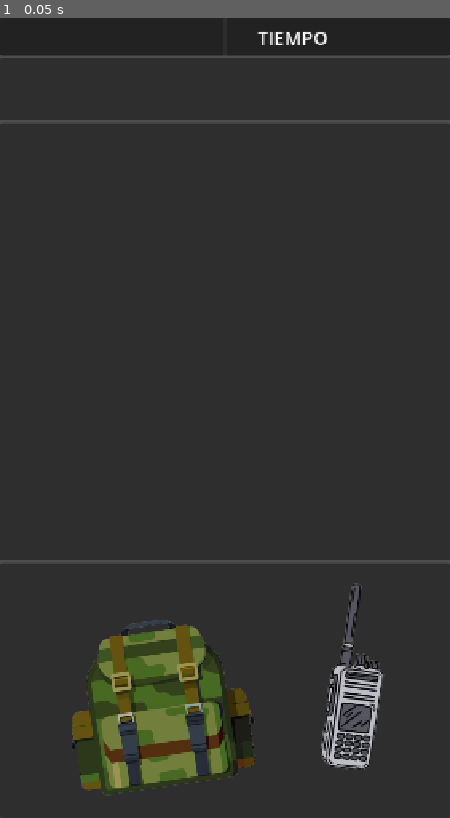
Above: before the commit, frame 1.
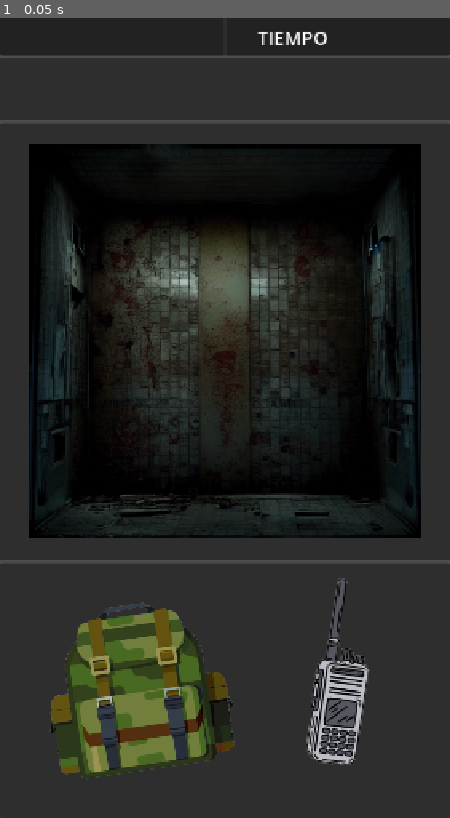
Above: after the commit, the same moment.

Repository: DarkNeku/TIEMPOMUERTO
Game: Godot game, scene res://SCENE/JUGADOR.tscn
The game is run twice, just before and just after one commit, with the same random seed, the same clock (stepped at 60 frames per second) and the same inputs. This scene is started directly instead of the project's main scene.
Inputs:
- Up to frame 1 (0.05 s): no input

The runs differ from the first frame. In frame 1, 39% of the frame differs, in the area x 6-94%, y 15-97%.

Commit message:
30-09 17:37

Diff:
--- a/TIEMPOMUERTO_PLAYER/SCENE/JUGADOR.tscn
+++ b/TIEMPOMUERTO_PLAYER/SCENE/JUGADOR.tscn
@@ -1,6 +1,7 @@
 [gd_scene format=3 uid="uid://brpipx8801aaw"]
 
 [ext_resource type="Texture2D" uid="uid://dmxuuega31vv8" path="res://ASSET/botones/MOCHILA.png" id="1_5ochc"]
+[ext_resource type="Script" uid="uid://d1khtoy8lqdg4" path="res://SCRIPT/JUGADOR.gd" id="1_8vrgc"]
 [ext_resource type="Texture2D" uid="uid://dooyuqeq4fbfw" path="res://ASSET/botones/RADIO.png" id="2_8vrgc"]
 
 [sub_resource type="StyleBoxFlat" id="StyleBoxFlat_5yy8r"]
@@ -27,6 +28,7 @@
 anchor_bottom = 1.0
 grow_horizontal = 2
 grow_vertical = 2
+script = ExtResource("1_8vrgc")
 
 [node name="VBoxContainer" type="VBoxContainer" parent="." unique_id=2038959715]
 layout_mode = 1
@@ -36,11 +38,11 @@
 grow_horizontal = 2
 grow_vertical = 2
 
-[node name="Panel" type="Panel" parent="VBoxContainer" unique_id=636322037]
+[node name="PNL_SUP" type="Panel" parent="VBoxContainer" unique_id=636322037]
 custom_minimum_size = Vector2(0, 60)
 layout_mode = 2
 
-[node name="HBoxContainer" type="HBoxContainer" parent="VBoxContainer/Panel" unique_id=1479720857]
+[node name="HBoxContainer" type="HBoxContainer" parent="VBoxContainer/PNL_SUP" unique_id=1479720857]
 layout_mode = 1
 anchors_preset = 15
 anchor_right = 1.0
@@ -48,11 +50,11 @@
 grow_horizontal = 2
 grow_vertical = 2
 
-[node name="Panel2" type="Panel" parent="VBoxContainer/Panel/HBoxContainer" unique_id=1037840842]
+[node name="Panel2" type="Panel" parent="VBoxContainer/PNL_SUP/HBoxContainer" unique_id=1037840842]
 layout_mode = 2
 size_flags_horizontal = 3
 
-[node name="LBL_NOMBRE" type="Label" parent="VBoxContainer/Panel/HBoxContainer/Panel2" unique_id=159233953]
+[node name="LBL_NOMBRE" type="Label" parent="VBoxContainer/PNL_SUP/HBoxContainer/Panel2" unique_id=159233953]
 layout_mode = 0
 offset_top = 10.0
 offset_right = 280.0
@@ -60,11 +62,11 @@
 theme_override_font_sizes/font_size = 30
 text = "                                   "
 
-[node name="Panel" type="Panel" parent="VBoxContainer/Panel/HBoxContainer" unique_id=967600046]
+[node name="Panel" type="Panel" parent="VBoxContainer/PNL_SUP/HBoxContainer" unique_id=967600046]
 layout_mode = 2
 size_flags_horizontal = 3
 
-[node name="LBL_TIEMPO" type="Label" parent="VBoxContainer/Panel/HBoxContainer/Panel" unique_id=988909852]
+[node name="LBL_TIEMPO" type="Label" parent="VBoxContainer/PNL_SUP/HBoxContainer/Panel" unique_id=988909852]
 layout_mode = 0
 offset_left = 50.0
 offset_top = 10.0
@@ -75,7 +77,7 @@
 horizontal_alignment = 1
 vertical_alignment = 1
 
-[node name="LBL_TIME" type="Label" parent="VBoxContainer/Panel/HBoxContainer/Panel" unique_id=438805683]
+[node name="LBL_TIME" type="Label" parent="VBoxContainer/PNL_SUP/HBoxContainer/Panel" unique_id=438805683]
 layout_mode = 0
 offset_left = 180.0
 offset_top = 10.0
@@ -90,21 +92,40 @@
 custom_minimum_size = Vector2(0, 100)
 layout_mode = 2
 
-[node name="Panel2" type="Panel" parent="VBoxContainer" unique_id=1945051989]
+[node name="PNL_ROOM" type="Panel" parent="VBoxContainer" unique_id=1945051989]
 custom_minimum_size = Vector2(0, 700)
 layout_mode = 2
 size_flags_vertical = 3
 
-[node name="Panel3" type="Panel" parent="VBoxContainer" unique_id=1820826094]
+[node name="CONTENEDOR_ROOM" type="Control" parent="VBoxContainer/PNL_ROOM" unique_id=30623061]
+clip_contents = true
+layout_mode = 1
+anchors_preset = 15
+anchor_right = 1.0
+anchor_bottom = 1.0
+grow_horizontal = 2
+grow_vertical = 2
+
+[node name="IMAGEN_ROOM" type="TextureRect" parent="VBoxContainer/PNL_ROOM/CONTENEDOR_ROOM" unique_id=1797655404]
+layout_mode = 1
+anchors_preset = 15
+anchor_right = 1.0
+anchor_bottom = 1.0
+grow_horizontal = 2
+grow_vertical = 2
+expand_mode = 1
+stretch_mode = 2
+
+[node name="PNL_INF" type="Panel" parent="VBoxContainer" unique_id=1820826094]
 layout_mode = 2
 size_flags_vertical = 3
 
-[node name="Button" type="Button" parent="VBoxContainer/Panel3" unique_id=1210099589]
+[node name="BTN_MOCHILA" type="Button" parent="VBoxContainer/PNL_INF" unique_id=1210099589]
 layout_mode = 0
-offset_left = 63.000008
-offset_top = 109.0
-offset_right = 539.0
-offset_bottom = 508.0
+offset_left = 29.0
+offset_top = 83.0
+offset_right = 505.0
+offset_bottom = 482.0
 rotation = -0.14486232
 scale = Vector2(0.72, 0.72)
 theme_override_icons/icon = ExtResource("1_5ochc")
@@ -112,12 +133,12 @@
 theme_override_styles/pressed = SubResource("StyleBoxFlat_8vrgc")
 theme_override_styles/hover = SubResource("StyleBoxFlat_ba8o6")
 
-[node name="Button2" type="Button" parent="VBoxContainer/Panel3" unique_id=509801308]
+[node name="BTN_RADIO" type="Button" parent="VBoxContainer/PNL_INF" unique_id=509801308]
 layout_mode = 0
-offset_left = 527.0
-offset_top = 18.0
-offset_right = 631.0
-offset_bottom = 270.0
+offset_left = 504.0
+offset_top = 10.0
+offset_right = 608.0
+offset_bottom = 262.0
 rotation = 0.14486232
 scale = Vector2(1.26, 1.26)
 theme_override_icons/icon = ExtResource("2_8vrgc")
--- /dev/null
+++ b/TIEMPOMUERTO_PLAYER/SCRIPT/JUGADOR.gd
@@ -0,0 +1,205 @@
+extends Control
+
+@onready var imagen_room = $VBoxContainer/PNL_ROOM/CONTENEDOR_ROOM/IMAGEN_ROOM
+@onready var contenedor_room = $VBoxContainer/PNL_ROOM/CONTENEDOR_ROOM
+
+# ============================================
+# ALEJAMIENTO INICIAL
+# ============================================
+var factor_alejamiento: float = 0.9
+
+# ============================================
+# RANGO DE ZOOM
+# ============================================
+var zoom_minimo: float = 0.9
+var zoom_maximo: float = 2.0
+var velocidad_zoom: float = 0.05
+
+# ============================================
+# MOVIMIENTO (dinámico según el zoom)
+# ============================================
+var sensibilidad_movimiento: float = 0.5
+var margen_extra: float = 0.0  # Margen extra (0 = justo hasta el borde)
+
+# Variables internas
+var zoom_actual: float = 1.0
+var posicion_inicial_imagen: Vector2 = Vector2.ZERO
+var offset_movimiento: Vector2 = Vector2.ZERO
+var limite_movimiento_actual: Vector2 = Vector2.ZERO  # ← Dinámico según zoom
+
+# Variables para gestos táctiles
+var toques_activos: Dictionary = {}
+var distancia_inicial: float = 0.0
+var zoom_inicial: float = 1.0
+var arrastrando: bool = false
+var posicion_inicial_mouse: Vector2 = Vector2.ZERO
+var offset_inicial_arrastre: Vector2 = Vector2.ZERO
+
+func _ready():
+	cargar_habitacion("Room00")
+	set_process_input(true)
+	print("=== JUGADOR: Iniciado ===")
+
+func cargar_habitacion(nombre_habitacion: String):
+	var ruta = "res://ASSET/Rooms/" + nombre_habitacion + ".png"
+	var textura = load(ruta)
+
+	if textura:
+		imagen_room.texture = textura
+		await get_tree().process_frame
+		ajustar_imagen_inicial()
+		print("✅ Habitación cargada: " + nombre_habitacion)
+	else:
+		print("❌ No se encontró: " + ruta)
+
+func ajustar_imagen_inicial():
+	if not imagen_room.texture:
+		return
+
+	var tamaño_contenedor = contenedor_room.size
+	var tamaño_imagen = imagen_room.texture.get_size()
+
+	var escala_x = tamaño_contenedor.x / tamaño_imagen.x
+	var escala_y = tamaño_contenedor.y / tamaño_imagen.y
+	var escala_base = min(escala_x, escala_y)
+
+	var escala_inicial = escala_base * factor_alejamiento
+
+	zoom_actual = escala_inicial
+	offset_movimiento = Vector2.ZERO
+	imagen_room.scale = Vector2(zoom_actual, zoom_actual)
+
+	centrar_imagen()
+
+func centrar_imagen():
+	if not imagen_room.texture:
+		return
+
+	var tamaño_contenedor = contenedor_room.size
+	var tamaño_imagen = imagen_room.texture.get_size()
+
+	var ancho_escalado = tamaño_imagen.x * zoom_actual
+	var alto_escalado = tamaño_imagen.y * zoom_actual
+
+	# Posición base (centrada)
+	posicion_inicial_imagen = Vector2(
+		(tamaño_contenedor.x - ancho_escalado) / 2,
+		(tamaño_contenedor.y - alto_escalado) / 2
+	)
+
+	# ✅ Calcular el límite de movimiento DINÁMICO
+	calcular_limite_movimiento(tamaño_contenedor, ancho_escalado, alto_escalado)
+
+	# Aplicar offset dentro del nuevo límite
+	offset_movimiento.x = clamp(offset_movimiento.x, -limite_movimiento_actual.x, limite_movimiento_actual.x)
+	offset_movimiento.y = clamp(offset_movimiento.y, -limite_movimiento_actual.y, limite_movimiento_actual.y)
+
+	imagen_room.position = posicion_inicial_imagen + offset_movimiento
+
+# ============================================
+# ✅ CALCULAR LÍMITE DE MOVIMIENTO DINÁMICO
+# ============================================
+func calcular_limite_movimiento(tamaño_contenedor: Vector2, ancho_escalado: float, alto_escalado: float):
+	# Si la imagen es MÁS GRANDE que el contenedor → puede moverse
+	# Si la imagen es MÁS PEQUEÑA que el contenedor → no puede moverse (límite 0)
+
+	var exceso_x = max(0, ancho_escalado - tamaño_contenedor.x) / 2
+	var exceso_y = max(0, alto_escalado - tamaño_contenedor.y) / 2
+
+	# Aplicar margen extra si lo quieres
+	limite_movimiento_actual = Vector2(
+		exceso_x + margen_extra,
+		exceso_y + margen_extra
+	)
+
+	# Debug
+	# print("📏 Límite movimiento: X=" + str(limite_movimiento_actual.x) + " Y=" + str(limite_movimiento_actual.y))
+
+# ============================================
+# INPUT (mouse, táctil)
+# ============================================
+func _input(event: InputEvent):
+	# ============================================
+	# MOUSE (PC)
+	# ============================================
+	if event is InputEventMouseButton:
+		if event.button_index == MOUSE_BUTTON_WHEEL_UP:
+			aplicar_zoom(zoom_actual + velocidad_zoom)
+		elif event.button_index == MOUSE_BUTTON_WHEEL_DOWN:
+			aplicar_zoom(zoom_actual - velocidad_zoom)
+
+		elif event.button_index == MOUSE_BUTTON_LEFT:
+			if event.pressed:
+				arrastrando = true
+				posicion_inicial_mouse = event.position
+				offset_inicial_arrastre = offset_movimiento
+			else:
+				arrastrando = false
+
+	if event is InputEventMouseMotion and arrastrando:
+		var delta = event.position - posicion_inicial_mouse
+		var nuevo_offset = offset_inicial_arrastre + (delta * sensibilidad_movimiento)
+		aplicar_movimiento(nuevo_offset)
+
+	# ============================================
+	# TÁCTIL (Android)
+	# ============================================
+	if event is InputEventScreenTouch:
+		if event.pressed:
+			toques_activos[event.index] = event.position
+
+			if toques_activos.size() == 1:
+				arrastrando = true
+				posicion_inicial_mouse = event.position
+				offset_inicial_arrastre = offset_movimiento
+			elif toques_activos.size() == 2:
+				arrastrando = false
+				var toques = toques_activos.values()
+				distancia_inicial = toques[0].distance_to(toques[1])
+				zoom_inicial = zoom_actual
+		else:
+			toques_activos.erase(event.index)
+
+			if toques_activos.size() == 1:
+				var toques = toques_activos.values()
+				posicion_inicial_mouse = toques[0]
+				offset_inicial_arrastre = offset_movimiento
+				arrastrando = true
+			elif toques_activos.size() < 2:
+				distancia_inicial = 0.0
+				if toques_activos.size() == 0:
+					arrastrando = false
+
+	if event is InputEventScreenDrag:
+		toques_activos[event.index] = event.position
+
+		if toques_activos.size() == 2 and distancia_inicial > 0:
+			var toques = toques_activos.values()
+			var distancia_actual = toques[0].distance_to(toques[1])
+			var factor = distancia_actual / distancia_inicial
+			aplicar_zoom(zoom_inicial * factor)
+
+		elif toques_activos.size() == 1 and arrastrando:
+			var delta = event.position - posicion_inicial_mouse
+			var nuevo_offset = offset_inicial_arrastre + (delta * sensibilidad_movimiento)
+			aplicar_movimiento(nuevo_offset)
+
+# ============================================
+# APLICAR MOVIMIENTO (con límite dinámico)
+# ============================================
+func aplicar_movimiento(nuevo_offset: Vector2):
+	# Limitar según el límite dinámico
+	offset_movimiento = Vector2(
+		clamp(nuevo_offset.x, -limite_movimiento_actual.x, limite_movimiento_actual.x),
+		clamp(nuevo_offset.y, -limite_movimiento_actual.y, limite_movimiento_actual.y)
+	)
+
+	imagen_room.position = posicion_inicial_imagen + offset_movimiento
+
+# ============================================
+# APLICAR ZOOM
+# ============================================
+func aplicar_zoom(nuevo_zoom: float):
+	zoom_actual = clamp(nuevo_zoom, zoom_minimo, zoom_maximo)
+	imagen_room.scale = Vector2(zoom_actual, zoom_actual)
+	centrar_imagen()  # ← Recalcula límites y reposiciona
--- /dev/null
+++ b/TIEMPOMUERTO_PLAYER/SPRITE/CAMINAR.tscn
@@ -0,0 +1,10 @@
+[gd_scene format=3 uid="uid://d3kr8iokgrlmi"]
+
+[ext_resource type="Texture2D" uid="uid://csfc83efltjeb" path="res://ASSET/botones/huellas.png" id="1_ik57k"]
+
+[node name="CAMINAR" type="TextureButton" unique_id=1749730163]
+offset_right = 40.0
+offset_bottom = 40.0
+texture_normal = ExtResource("1_ik57k")
+texture_pressed = ExtResource("1_ik57k")
+texture_hover = ExtResource("1_ik57k")
--- /dev/null
+++ b/TIEMPOMUERTO_PLAYER/SPRITE/LUPA.tscn
@@ -0,0 +1,11 @@
+[gd_scene format=3 uid="uid://bbj14bq2dtni0"]
+
+[ext_resource type="Texture2D" uid="uid://c7i8swjt35aeg" path="res://ASSET/botones/lupa.png" id="1_hpkus"]
+
+[node name="LUPA" type="TextureButton" unique_id=2009761631]
+offset_right = 40.0
+offset_bottom = 40.0
+texture_normal = ExtResource("1_hpkus")
+texture_pressed = ExtResource("1_hpkus")
+texture_hover = ExtResource("1_hpkus")
+texture_focused = ExtResource("1_hpkus")
--- /dev/null
+++ b/TIEMPOMUERTO_PLAYER/SPRITE/OBJETO.tscn
@@ -0,0 +1,10 @@
+[gd_scene format=3 uid="uid://x41tqqj0mbmm"]
+
+[ext_resource type="Texture2D" uid="uid://exm1ucdwa84i" path="res://ASSET/botones/caja-de-carton.png" id="1_nkp3y"]
+
+[node name="OBJETO" type="TextureButton" unique_id=1463819195]
+offset_right = 40.0
+offset_bottom = 40.0
+texture_normal = ExtResource("1_nkp3y")
+texture_pressed = ExtResource("1_nkp3y")
+texture_hover = ExtResource("1_nkp3y")
Binary file added: TIEMPOMUERTO_PLAYER/ASSET/botones/caja-de-carton.png
Not shown, added: TIEMPOMUERTO_PLAYER/ASSET/botones/caja-de-carton.png.import
Binary file added: TIEMPOMUERTO_PLAYER/ASSET/botones/geometria.png
Not shown, added: TIEMPOMUERTO_PLAYER/ASSET/botones/geometria.png.import
Not shown, added: TIEMPOMUERTO_PLAYER/SCRIPT/JUGADOR.gd.uid
